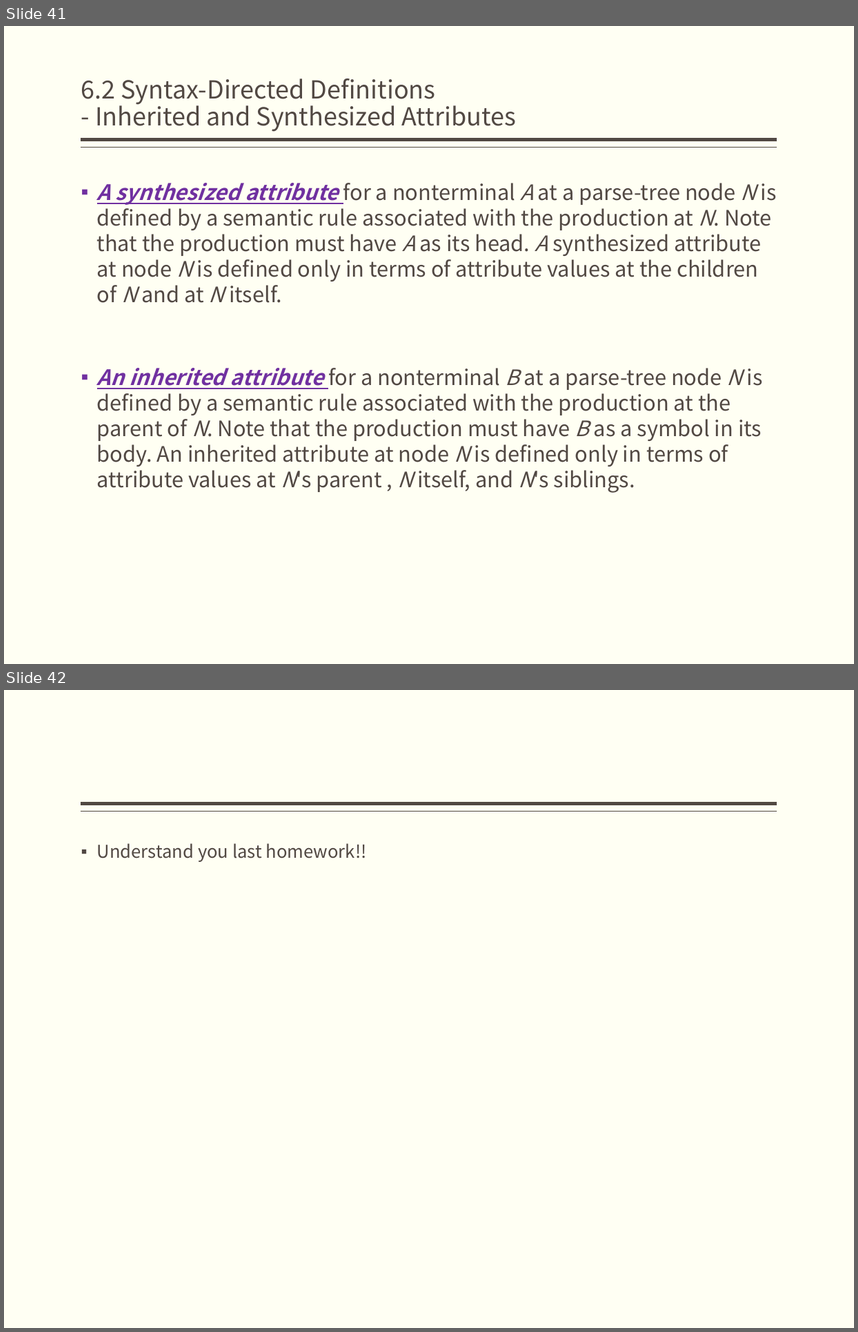
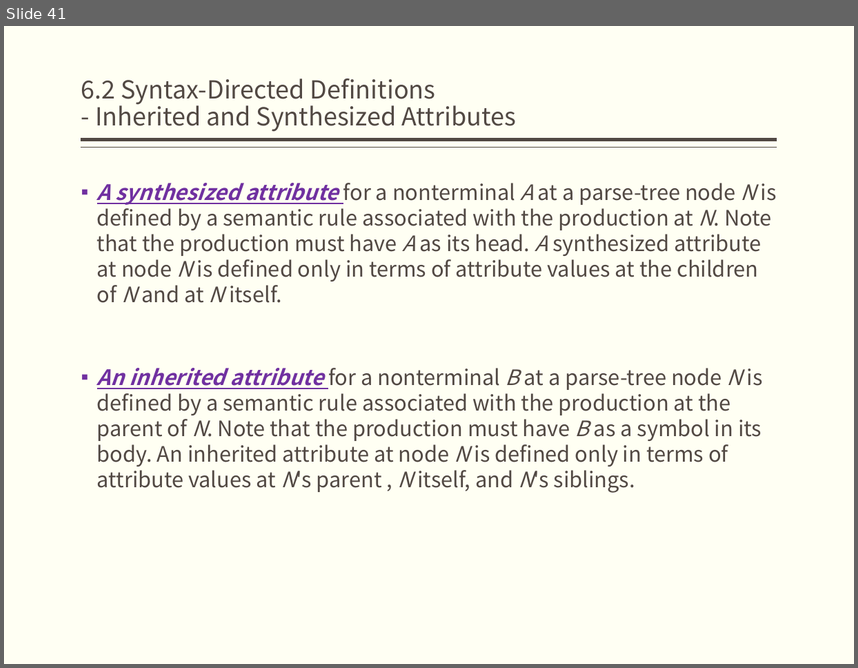
Before and after one commit to jz81/jz81.github.io, a slide deck: course/compiler/LectureNotes/(Spring2018)CourseReview.pptx. Shown one above the other, each under a label of ours: slides 41 and 42 before the commit, slide 41 after it. The pictures are 858x1332 and 858x668 pixels, drawn with LibreOffice and Linux fonts; fonts in the diff are those of the drawing. Boxes give left, top, right and bottom in pixels: in the first picture for what was removed or moved away, otherwise in the second. Text is boxed around its words. In the diff, an @@ line names an element or a change of style, - is before the commit and + after.

```diff
--- a/course/compiler/LectureNotes/(Spring2018)CourseReview.pptx
+++ b/course/compiler/LectureNotes/(Spring2018)CourseReview.pptx
@@ slide 42 removed at (x1=4, y1=690, x2=854, y2=1328), background #FFFFF3; not listed: 2 template elements that a slide beside it also shows @@
@@ text removed at (x1=97, y1=843, x2=367, y2=862) @@
-▪ Understand you last homework!!
```
Also in this commit, not shown: 1 slide changed, 3 slides added.
